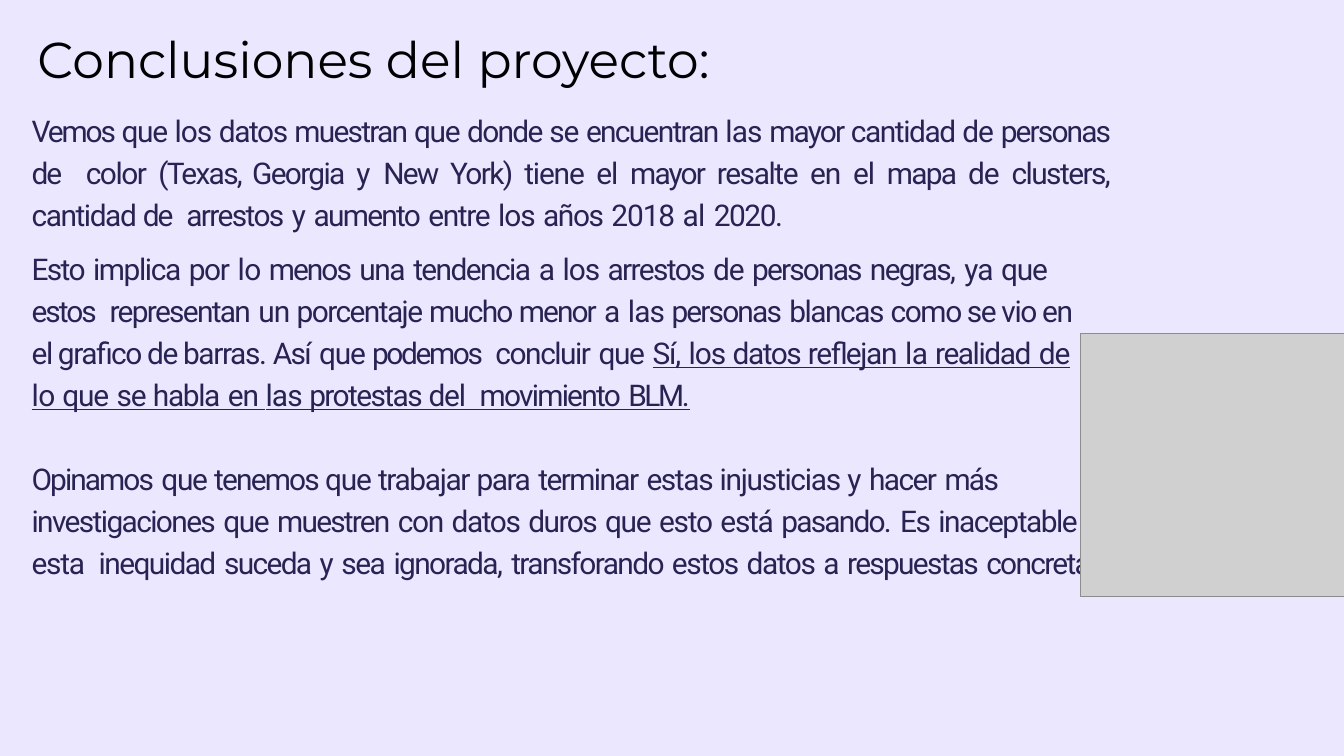
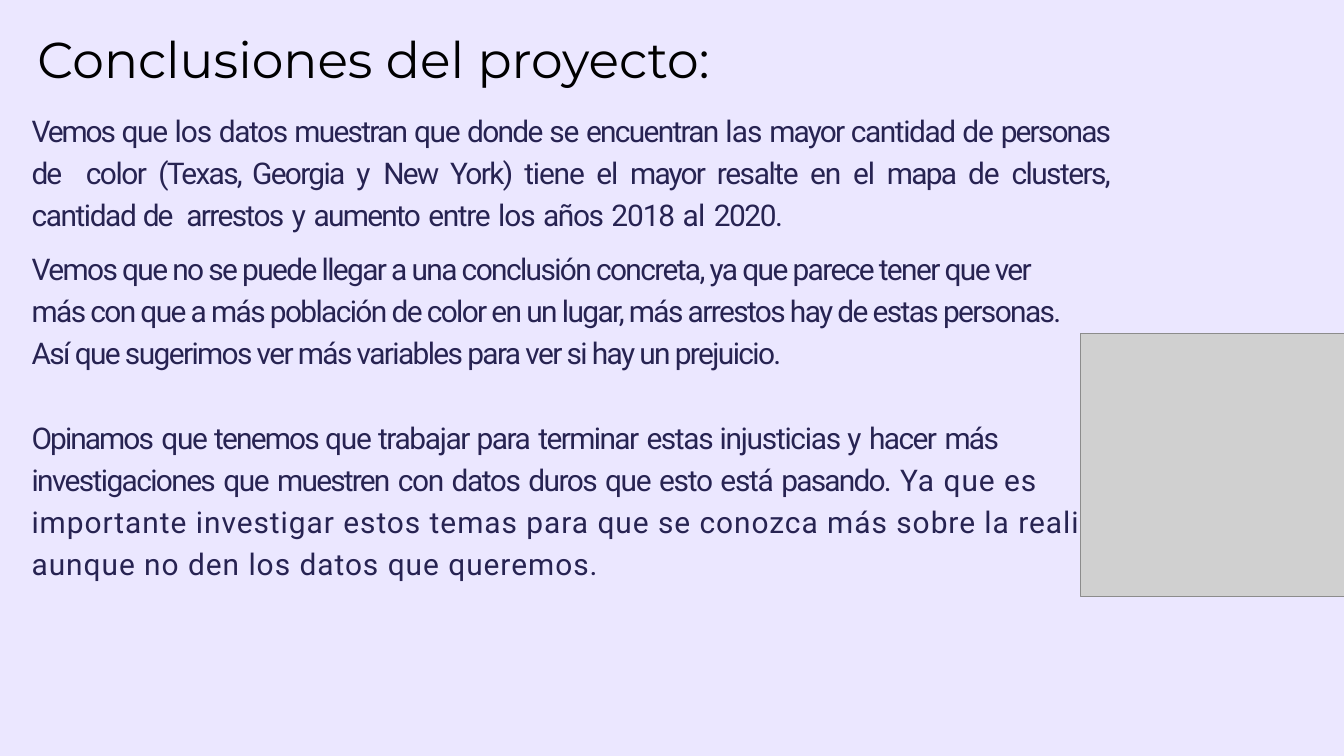
Before and after one commit to Fernanda-Bley/Arrestos-en-EEUU, a slide deck: slide 14 of Relación entre arrestos de personas de distintas razas y la cantidad de arrestos por estado en EEUU, entre 2018 y 2020.pptx (slide 13 before the commit). Drawn at 1344x756 pixels with LibreOffice and Linux fonts; fonts in the diff are those of the drawing; grey boxes stand for pictures. Boxes give left, top, right and bottom in pixels: in the first picture for what was removed or moved away, otherwise in the second. Text is boxed around its words. In the diff, an @@ line names an element or a change of style, - is before the commit and + after.

Commit message:
Nuevos datos

```diff
--- a/Relación entre arrestos de personas de distintas razas y la cantidad de arrestos por estado en EEUU, entre 2018 y 2020.pptx
+++ b/Relación entre arrestos de personas de distintas razas y la cantidad de arrestos por estado en EEUU, entre 2018 y 2020.pptx
@@ text at [32, 257, 1131, 581]: text changed @@
-Esto implica por lo menos una tendencia a los arrestos de personas negras, ya que estos representan un porcentaje mucho menor a las personas blancas como se vio en el grafico de barras. Así que podemos concluir que Sí, los datos reflejan la realidad de lo que se habla en las protestas del movimiento BLM.
-Opinamos que tenemos que trabajar para terminar estas injusticias y hacer más investigaciones que muestren con datos duros que esto está pasando. Es inaceptable que esta inequidad suceda y sea ignorada, transforando estos datos a respuestas concretas.
+Vemos que no se puede llegar a una conclusión concreta, ya que parece tener que ver más con que a más población de color en un lugar, más arrestos hay de estas personas. Así que sugerimos ver más variables para ver si hay un prejuicio.
+Opinamos que tenemos que trabajar para terminar estas injusticias y hacer más investigaciones que muestren con datos duros que esto está pasando. Ya que es importante investigar estos temas para que se conozca más sobre la realidad aunque no den los datos que queremos.
```
Also in this commit, not shown: 2 other slides changed, 1 slide added, 1 other file.
